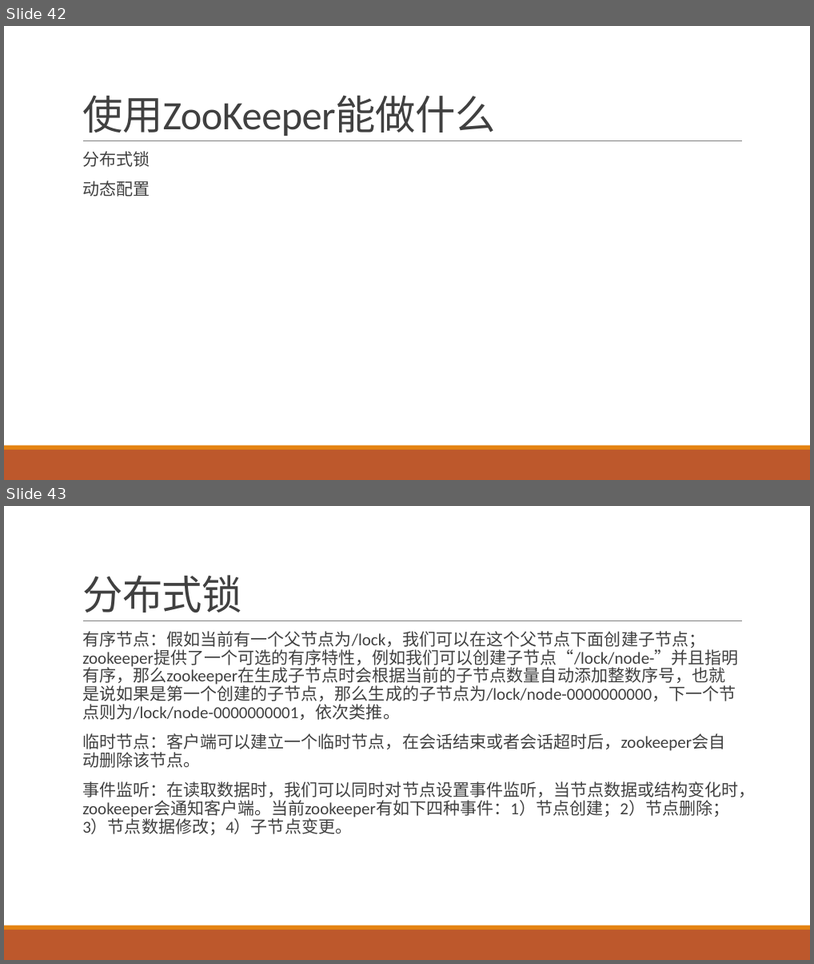
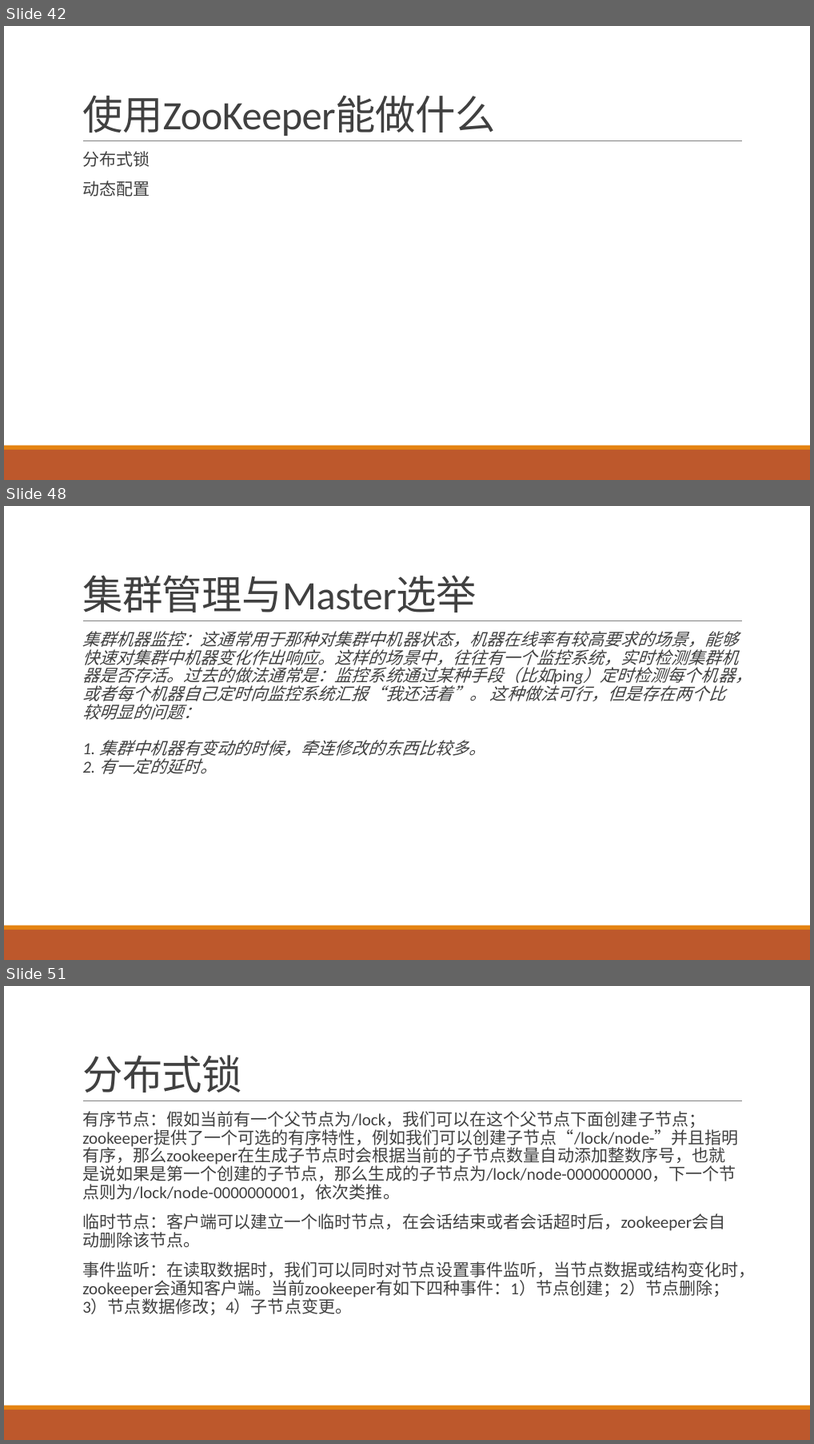
Before and after one commit to airuitian/MicroService, a slide deck: middlerware/Zookeeper介绍与实战.pptx. Shown one above the other, each under a label of ours: slides 42 and 43 before the commit, slides 42, 48 and 51 after it; the slides between them are not shown. The pictures are 814x964 and 814x1444 pixels, drawn with LibreOffice and Linux fonts; fonts in the diff are those of the drawing. Boxes give left, top, right and bottom in pixels: in the first picture for what was removed or moved away, otherwise in the second. Text is boxed around its words. In the diff, an @@ line names an element or a change of style, - is before the commit and + after.

```diff
--- a/middlerware/Zookeeper介绍与实战.pptx
+++ b/middlerware/Zookeeper介绍与实战.pptx
@@ slide 48 added at bbox=[4, 506, 810, 960], background #FFFFFF; not listed: 3 template elements that a slide beside it also shows @@
@@ title added at bbox=[82, 575, 477, 612], 48 pt, text #404040 @@
+集群管理与Master选举
@@ text added at bbox=[82, 631, 752, 774], 20 pt, text #404040, italic @@
+  集群机器监控：这通常用于那种对集群中机器状态，机器在线率有较高要求的场景，能够快速对集群中机器变化作出响应。这样的场景中，往往有一个监控系统，实时检测集群机器是否存活。过去的做法通常是：监控系统通过某种手段（比如ping）定时检测每个机器，或者每个机器自己定时向监控系统汇报“我还活着”。 这种做法可行，但是存在两个比较明显的问题：
+  1. 集群中机器有变动的时候，牵连修改的东西比较多。
+  2. 有一定的延时。
@@ what was slide 43 is now slide 51 @@
```
Also in this commit, not shown: 2 slides changed, 6 other slides added.
